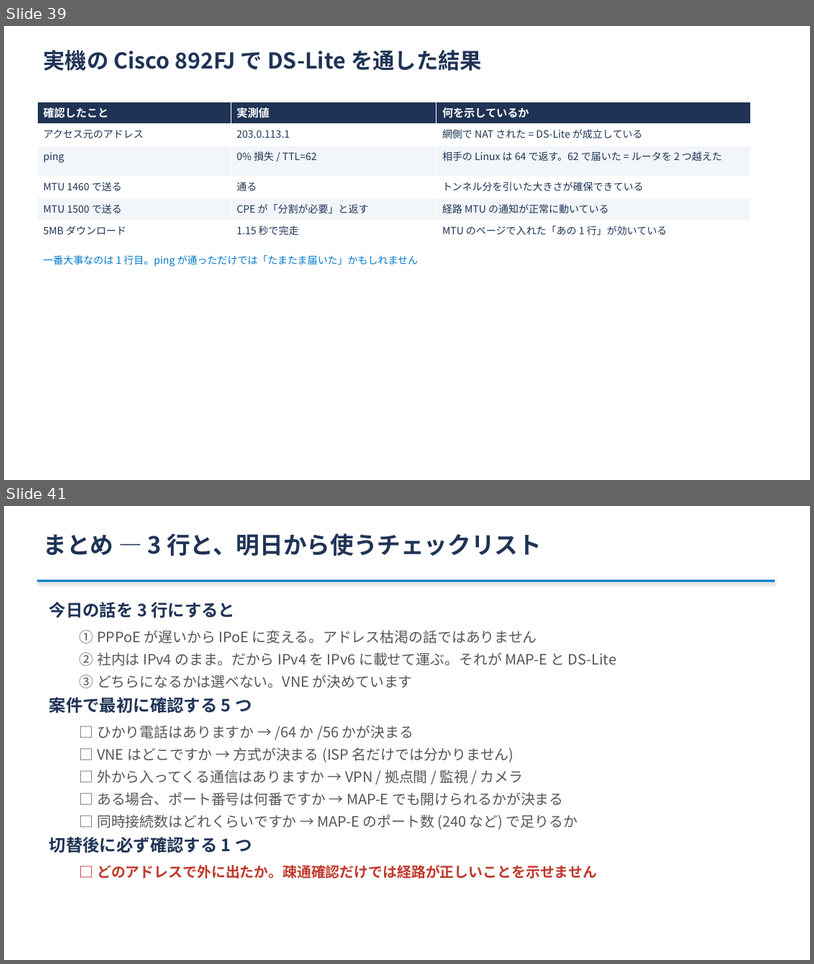
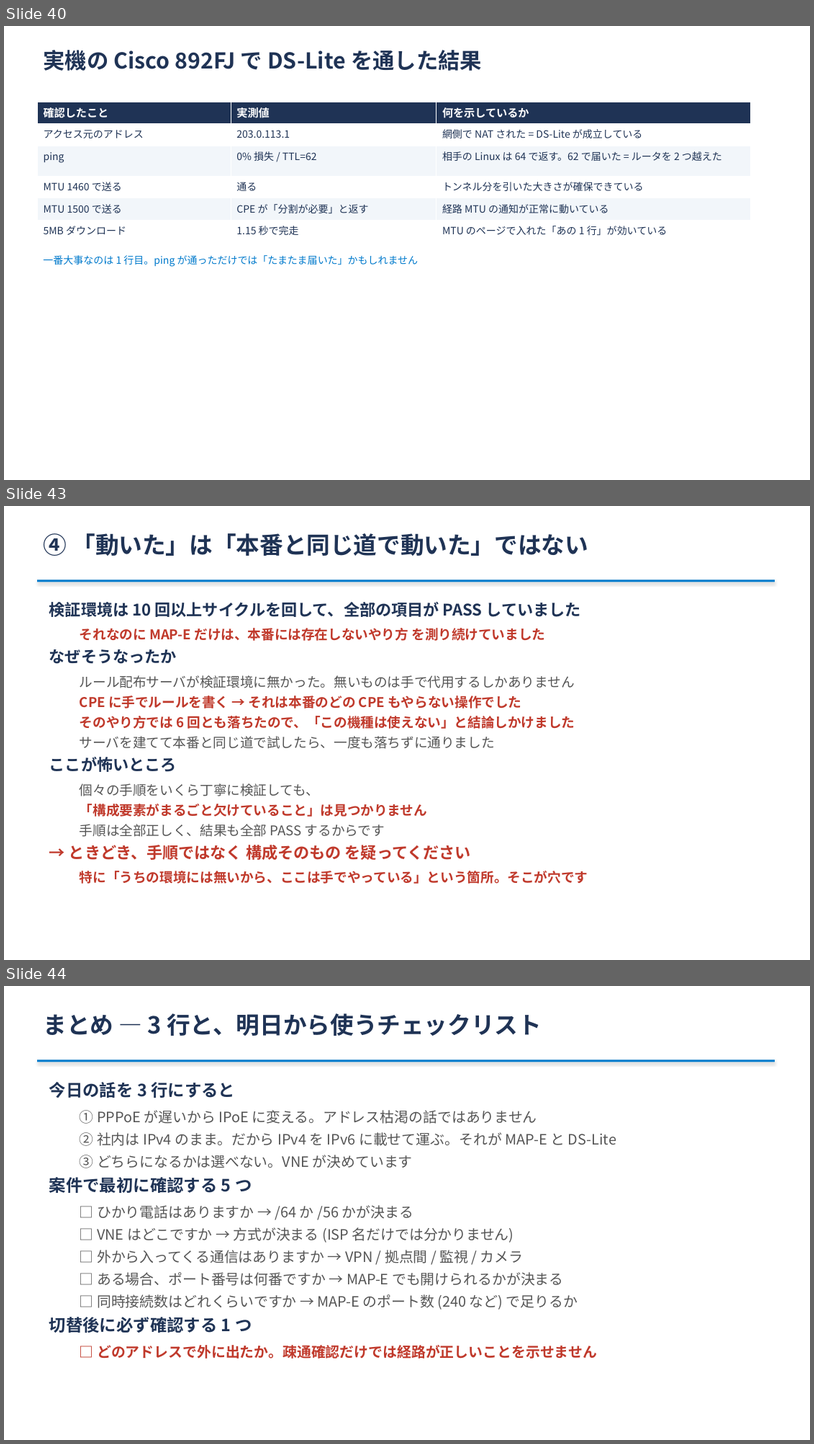
Before and after one commit to ginchankawaii/claude-code-book-template, a slide deck: docs/ipoe-lab/slides/setsumeikai.pptx. Shown one above the other, each under a label of ours: slides 39 and 41 before the commit, slides 40, 43 and 44 after it; the slides between them are not shown. The pictures are 814x964 and 814x1444 pixels, drawn with LibreOffice and Linux fonts; fonts in the diff are those of the drawing. Boxes give left, top, right and bottom in pixels: in the first picture for what was removed or moved away, otherwise in the second. Text is boxed around its words. In the diff, an @@ line names an element or a change of style, - is before the commit and + after.

```diff
--- a/docs/ipoe-lab/slides/setsumeikai.pptx
+++ b/docs/ipoe-lab/slides/setsumeikai.pptx
@@ slide 43 added at [4,506,810,960], background #FFFFFF @@
@@ text added at [43,533,589,556], 28 pt, text #1F3355, bold @@
+④ 「動いた」は「本番と同じ道で動いた」ではない
@@ rectangle added at [37,580,775,582], fill #007ACC @@
@@ text added at [49,602,589,883], 16 pt, text #C0392B, bold @@
+検証環境は 10 回以上サイクルを回して、全部の項目が PASS していました
+  それなのに MAP-E だけは、本番には存在しないやり方 を測り続けていました
+なぜそうなったか
+  ルール配布サーバが検証環境に無かった。無いものは手で代用するしかありません
+  CPE に手でルールを書く → それは本番のどの CPE もやらない操作でした
+  そのやり方では 6 回とも落ちたので、「この機種は使えない」と結論しかけました
+  サーバを建てて本番と同じ道で試したら、一度も落ちずに通りました
+ここが怖いところ
+  個々の手順をいくら丁寧に検証しても、
+  「構成要素がまるごと欠けていること」は見つかりません
+  手順は全部正しく、結果も全部 PASS するからです
+→ ときどき、手順ではなく 構成そのもの を疑ってください
+  特に「うちの環境には無いから、ここは手でやっている」という箇所。そこが穴です
@@ what was slide 39 is now slide 40 @@
@@ what was slide 41 is now slide 44 @@
```
Also in this commit, not shown: 6 slides changed, 2 other slides added, 2 other files.
